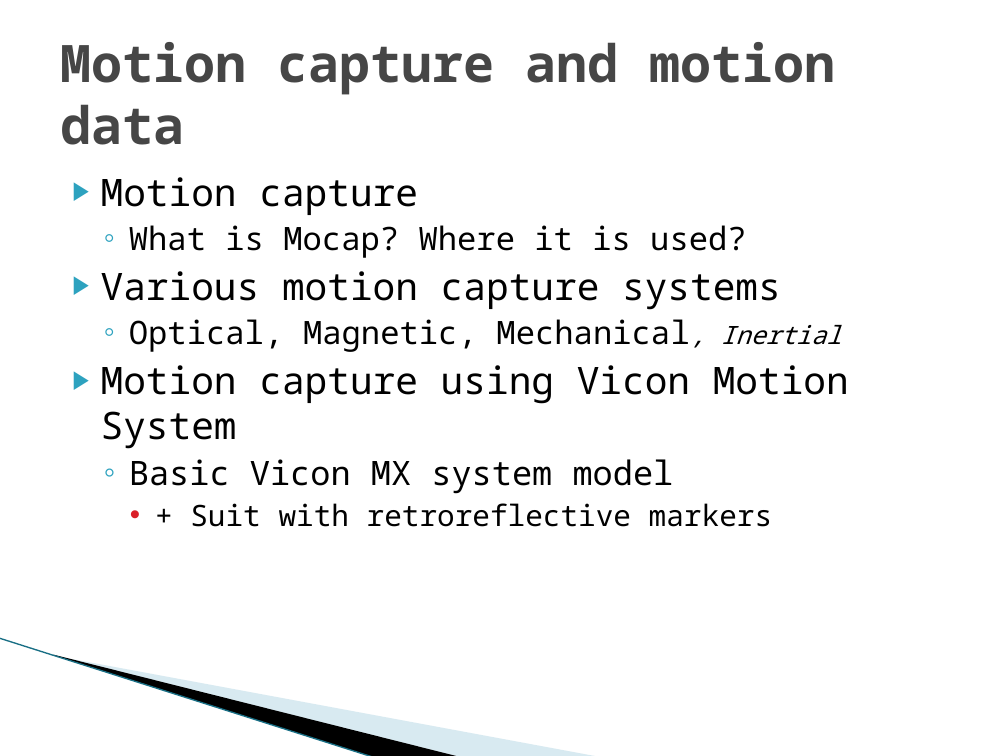
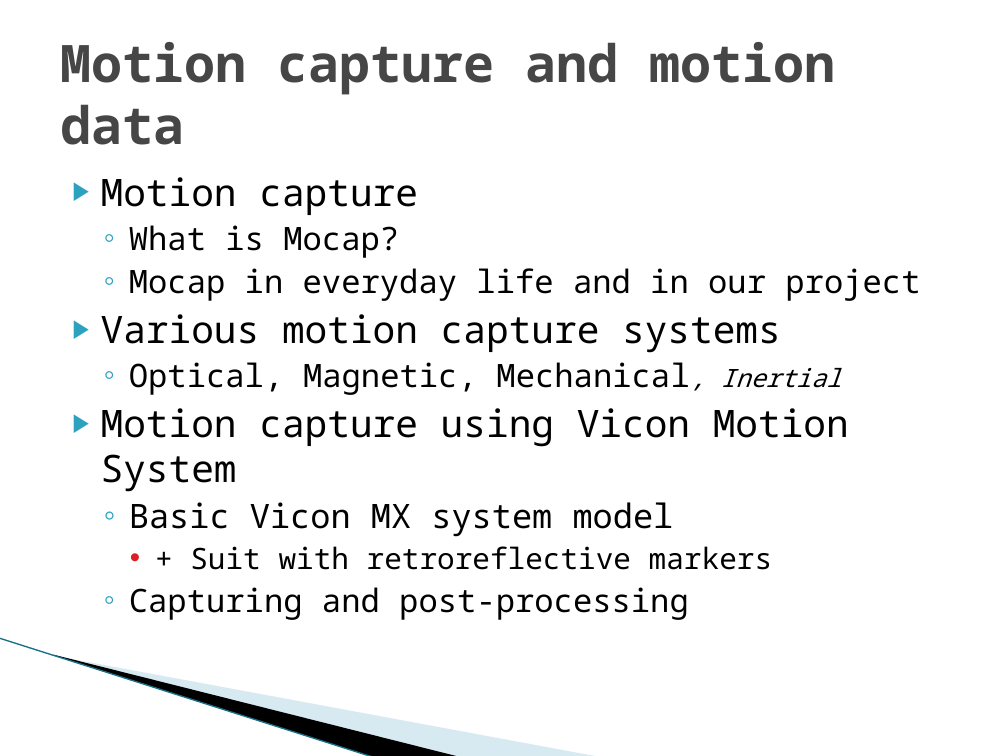
Before and after one commit to hobama/cvg01, a slide deck: slide 5 of docs/Presentation/Presentation.pptx (slide 6 before the commit). Drawn at 1008x756 pixels with LibreOffice and Linux fonts; fonts in the diff are those of the drawing; background and template pictures are left out. Boxes give left, top, right and bottom in pixels: in the first picture for what was removed or moved away, otherwise in the second. Text is boxed around its words. In the diff, an @@ line names an element or a change of style, - is before the commit and + after.

```diff
--- a/docs/Presentation/Presentation.pptx
+++ b/docs/Presentation/Presentation.pptx
@@ text at (x1=129, y1=225, x2=920, y2=301): text changed @@
-  ◦ What is Mocap? Where it is used?
+  ◦ What is Mocap?
+  ◦ Mocap in everyday life and in our project
@@ text at (x1=129, y1=587, x2=689, y2=620): paragraph added @@
+  ◦ Capturing and post-processing
```
Also in this commit, not shown: 3 other slides changed, 1 slide added, 3 slides removed.
